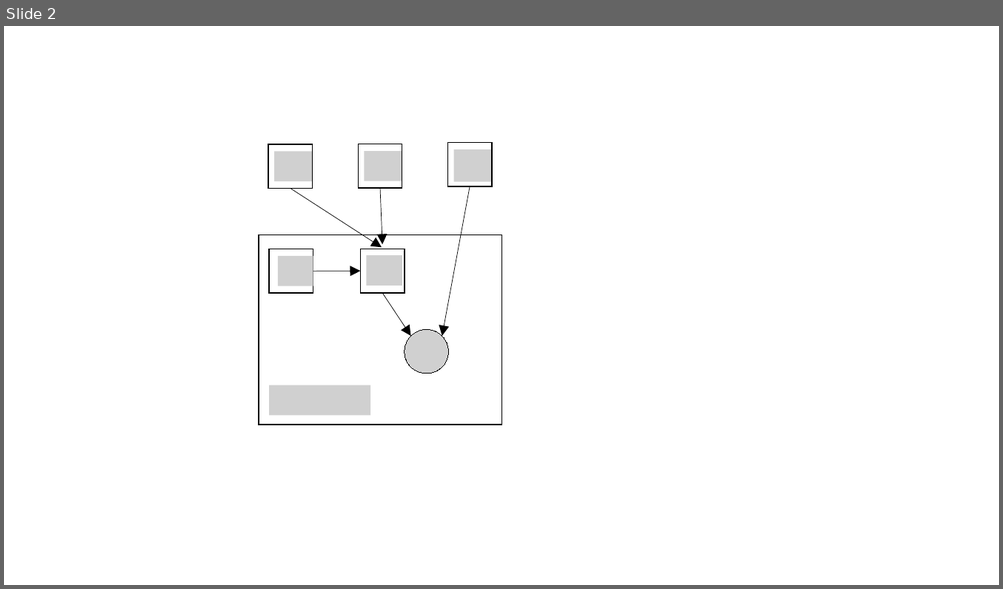
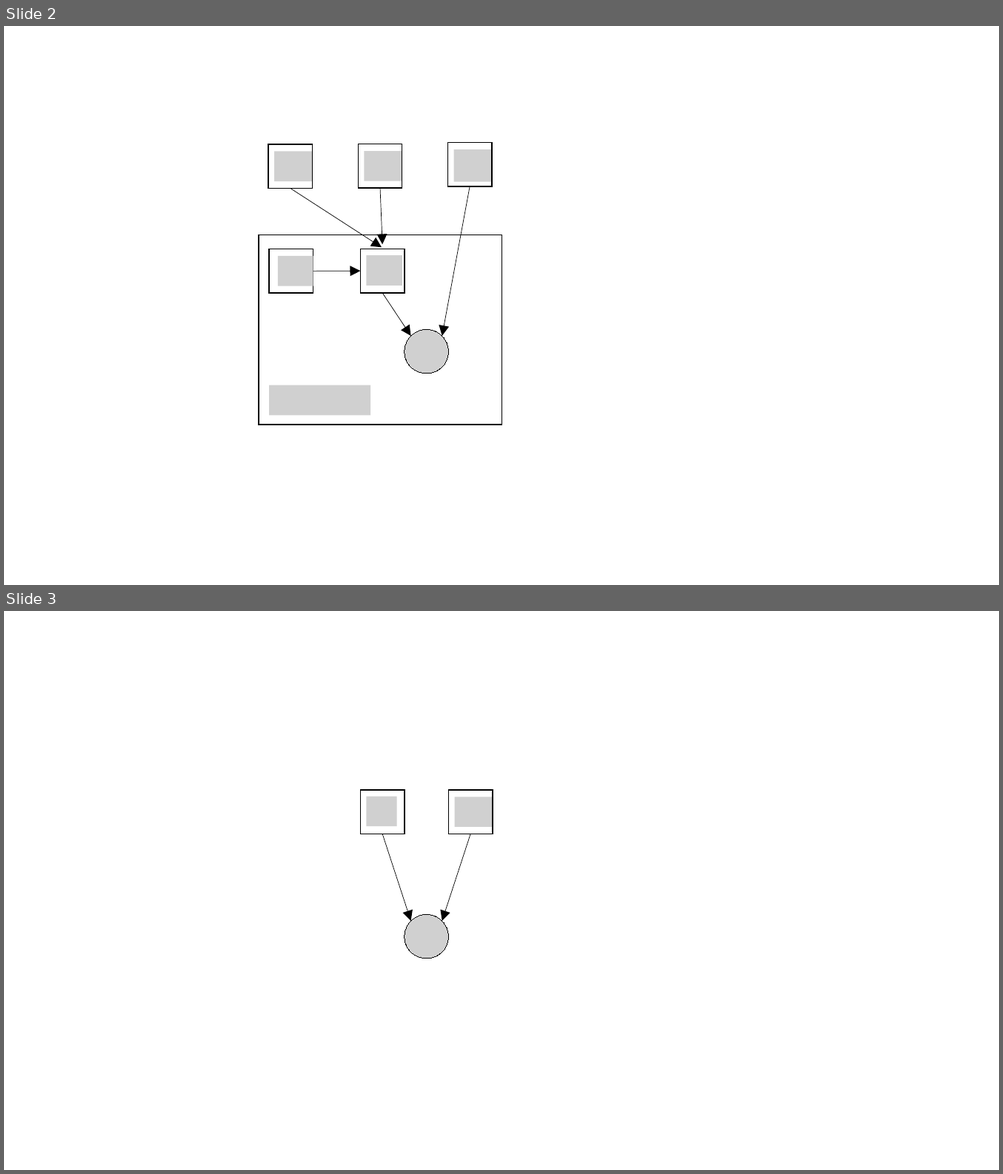
Before and after one commit to sjbonner/JAGS_for_Ecologists, a slide deck: Figures/jags_for_ecologists_figures.pptx. Shown one above the other, each under a label of ours: slide 2 before the commit, slides 2 and 3 after it. The pictures are 1003x589 and 1003x1174 pixels, drawn with LibreOffice and Linux fonts; fonts in the diff are those of the drawing; grey boxes stand for pictures. Boxes give left, top, right and bottom in pixels: in the first picture for what was removed or moved away, otherwise in the second. Text is boxed around its words. In the diff, an @@ line names an element or a change of style, - is before the commit and + after.

```diff
--- a/Figures/jags_for_ecologists_figures.pptx
+++ b/Figures/jags_for_ecologists_figures.pptx
@@ slide 3 added at [4,611,999,1170], background #FFFFFF @@
@@ rectangle added at [361,790,404,834], outline #000000 1 pt @@
@@ picture added at [367,797,397,826] @@
@@ rectangle added at [449,790,492,834], outline #000000 1 pt @@
@@ picture added at [455,797,492,826] @@
@@ arrow added from (382, 834) to (410, 921), #000000 0.5 pt @@
@@ arrow added from (470, 834) to (442, 921), #000000 0.5 pt @@
@@ picture added at [404,914,449,959] @@
```
Also in this commit, not shown: 2 other slides added, 3 other files.
